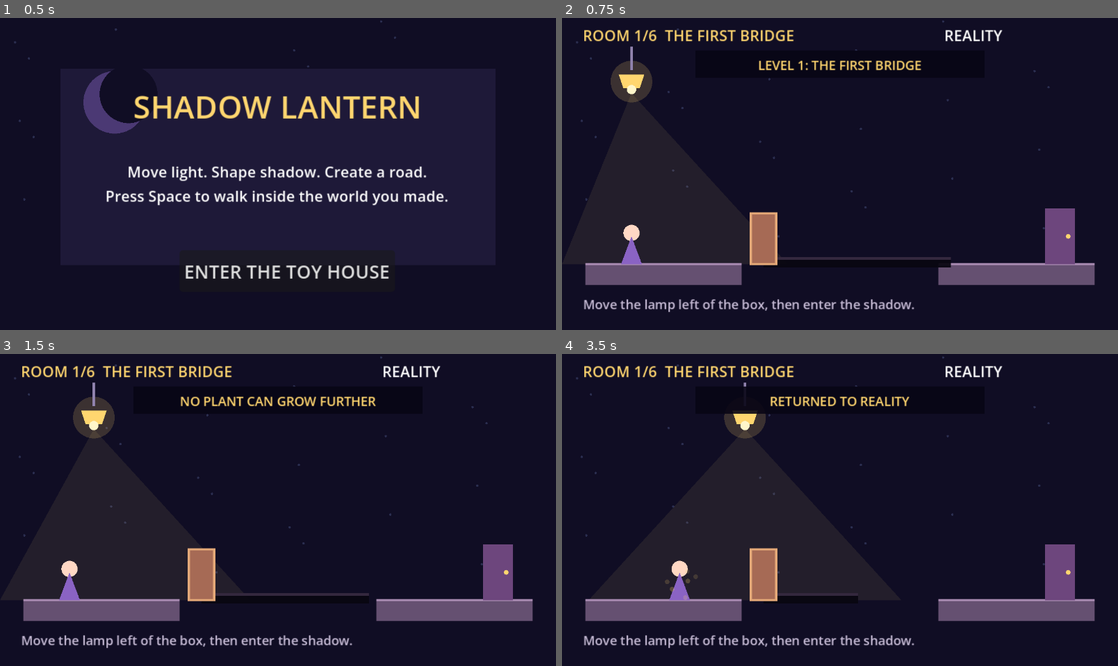
Above: before the commit, frames 1-4 (two rows, left to right).
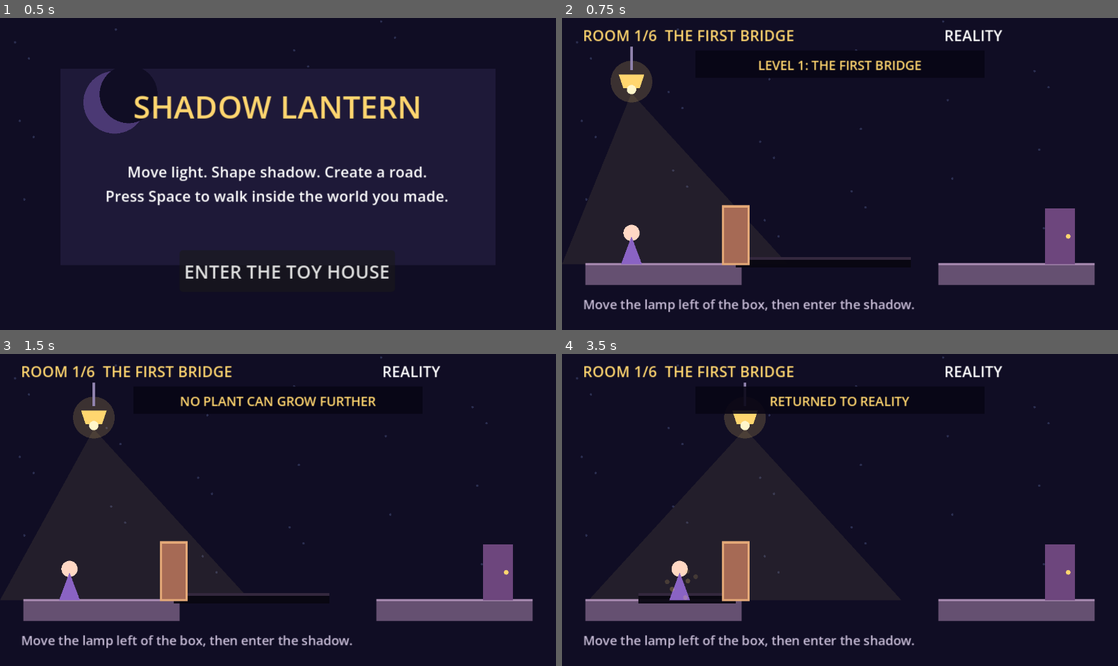
Above: after the commit, the same moments.

Repository: jianglanyue233-spec/myfirstgame
Game: Godot game, scene res://main.tscn
Two runs of this game, one before a commit and one after it. Both use one fixed random seed, a clock stepped at 60 frames per second and the inputs below.
Inputs (mouse positions are in pixels of both pictures, inside the frame that each line leads up to):
- Up to frame 1 (0.5 s): no input
- Up to frame 2 (0.75 s): click "ENTER THE TOY HOUSE" at 0.5 s
- Up to frame 3 (1.5 s): tap Enter at 1.25 s; move the mouse to (400, 494) at 1.27 s; hold Right (ui_right) from 1.28 s (still down); tap G at 1.35 s; click (400, 494) at 1.42 s
- Up to frame 4 (3.5 s): tap Space at 1.52, 2.75 s; release Right (ui_right) at 2 s; drag from (728, 525) to (812, 572) at 2.02 s; move the mouse to (895, 441) at 2.77 s; hold Right (ui_right) from 2.78 s (still down); tap Enter at 2.85 s

Frame 1 is identical in both runs. In frame 2, 1.9% of the frame differs, in the area x 28-70%, y 59-80%; in frame 3, 1.9%; in frame 4, 2.4%, in the area x 13-54%, y 59-80%.

Commit message:
Make Shadow Lantern level one bridge traversable

Diff:
--- a/shadow-lantern/game.gd
+++ b/shadow-lantern/game.gd
@@ -40,7 +40,7 @@
 var levels := [
 	{"name":"THE FIRST BRIDGE", "hint":"Move the lamp left of the box, then enter the shadow.", "kind":"exit",
 	 "floors":[Vector2(20,155),Vector2(325,460)], "lights":[60.0],
-	 "objects":[{"type":"box","x":174.0,"height":44.0}], "exit":430.0},
+	 "objects":[{"type":"box","x":150.0,"height":50.0}], "exit":430.0},
 	{"name":"TWO LIGHTS", "hint":"Cast one shadow right and the other left until they meet.", "kind":"exit",
 	 "floors":[Vector2(20,135),Vector2(350,460)], "lights":[48.0,432.0],
 	 "objects":[{"type":"box","x":146.0,"height":38.0},{"type":"box","x":338.0,"height":38.0}], "exit":430.0},
